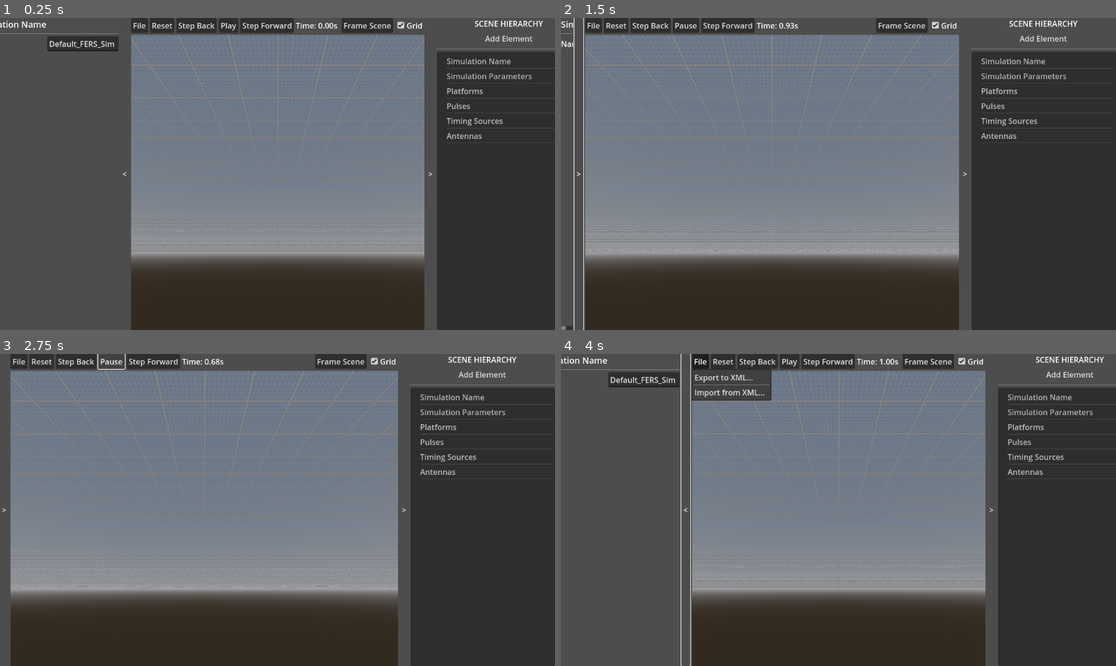
Above: before the commit, frames 1-4 (two rows, left to right).
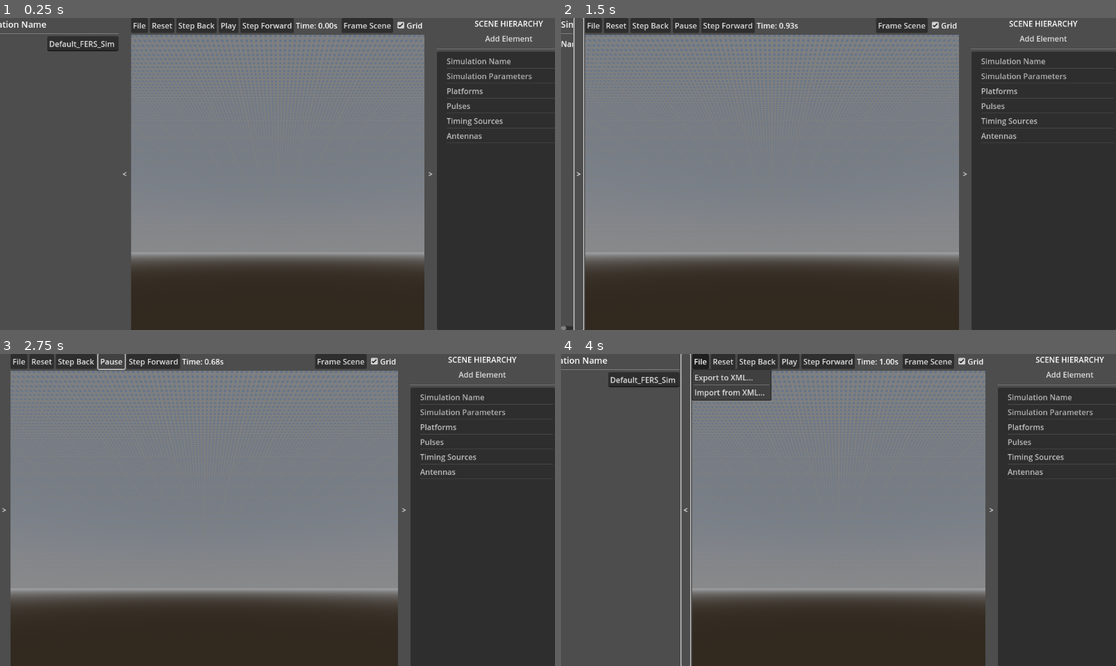
Above: after the commit, the same moments.

Repository: the-user-created/FERS_UI
Game: Godot game, scene res://scenes/main.tscn
Two runs of this game, one before a commit and one after it. Both use one fixed random seed, a clock stepped at 60 frames per second and the inputs below.
Inputs:
- Up to frame 1 (0.25 s): no input
- Up to frame 2 (1.5 s): click "Play" at 0.5 s; click "<" at 1.25 s
- Up to frame 3 (2.75 s): click "Play" at 2 s
- Up to frame 4 (4 s): click ">" at 2.75 s; click "File" at 3.5 s

The runs differ from the first frame. In frame 1, 0.1% of the frame differs, in the area x 23-77%, y 68-75%; in frame 2, 0.4%, in the area x 4-72%, y 69-76%; in frame 3, 0.4%; in frame 4, 0.1%.

Commit message:
feat: enhance grid shader with antialiasing and fade effect for lines

Diff:
--- a/assets/shaders/grid_shader.gdshader
+++ b/assets/shaders/grid_shader.gdshader
@@ -4,7 +4,6 @@
 // Blend mix so alpha channel is used for transparency.
 render_mode unshaded, cull_disabled, blend_mix;
 
-// --- New uniforms for hierarchy and fading ---
 uniform vec4 major_color : source_color = vec4(0.5, 0.5, 0.5, 1.0);
 uniform vec4 minor_color : source_color = vec4(0.5, 0.5, 0.5, 0.5);
 uniform float major_grid_spacing = 10.0;
@@ -12,39 +11,47 @@
 uniform float line_width = 0.05;
 uniform float fade_factor = 1.0;
 
-// The vertex's world-space position, passed from the vertex shader.
 varying vec3 world_position;
 
 void vertex() {
-	// Pass the world-space position of the vertex to the fragment shader.
 	world_position = (MODEL_MATRIX * vec4(VERTEX, 1.0)).xyz;
 }
 
+// Helper function to draw a smooth, anti-aliased grid line.
+float get_line_alpha(float coord, float spacing) {
+	// Calculate the width of a pixel in world space for this coordinate.
+	// This is the key to anti-aliasing.
+	float pixel_width = fwidth(coord);
+
+	// Calculate the distance to the nearest grid line.
+	float dist_to_line = min(mod(coord, spacing), spacing - mod(coord, spacing));
+
+	// Use smoothstep to create a soft edge. The transition from line to empty space
+	// will happen over the width of one pixel.
+	// This creates a smooth, anti-aliased line instead of a hard, aliased one.
+	return 1.0 - smoothstep(
+		(line_width / 2.0) - pixel_width,
+		(line_width / 2.0) + pixel_width,
+		dist_to_line
+	);
+}
+
 void fragment() {
-	// --- Hierarchical line logic ---
-	// Calculate distance to the nearest major grid line.
-	float major_dist_x = min(mod(world_position.x, major_grid_spacing), major_grid_spacing - mod(world_position.x, major_grid_spacing));
-	float major_dist_z = min(mod(world_position.z, major_grid_spacing), major_grid_spacing - mod(world_position.z, major_grid_spacing));
-	float major_min_dist = min(major_dist_x, major_dist_z);
+	// Calculate alpha values for major and minor lines using our anti-aliasing function.
+	float major_alpha = max(get_line_alpha(world_position.x, major_grid_spacing), get_line_alpha(world_position.z, major_grid_spacing));
+	float minor_alpha = max(get_line_alpha(world_position.x, minor_grid_spacing), get_line_alpha(world_position.z, minor_grid_spacing));
 
-	if (major_min_dist < line_width / 2.0) {
-		// This pixel is on a major line.
-		ALBEDO = major_color.rgb;
-		ALPHA = major_color.a;
-	} else {
-		// Calculate distance to the nearest minor grid line.
-		float minor_dist_x = min(mod(world_position.x, minor_grid_spacing), minor_grid_spacing - mod(world_position.x, minor_grid_spacing));
-		float minor_dist_z = min(mod(world_position.z, minor_grid_spacing), minor_grid_spacing - mod(world_position.z, minor_grid_spacing));
-		float minor_min_dist = min(minor_dist_x, minor_dist_z);
+	// Apply the LOD fade factor to the minor lines' alpha.
+	minor_alpha *= fade_factor;
 
-		if (minor_min_dist < line_width / 2.0) {
-			// This pixel is on a minor line.
-			ALBEDO = minor_color.rgb;
-			// Use the fade_factor to control the alpha of the minor lines.
-			ALPHA = minor_color.a * fade_factor;
-		} else {
-			// This pixel is not on any line, so make it fully transparent.
-			discard;
-		}
+	// Combine the colors. Start with the minor lines, then blend the major lines on top.
+	vec4 final_color = mix(vec4(minor_color.rgb, minor_alpha), major_color, major_alpha);
+
+	// If the final alpha is very low, discard the pixel for a small performance boost.
+	if (final_color.a < 0.01) {
+		discard;
 	}
+
+	ALBEDO = final_color.rgb;
+	ALPHA = final_color.a;
 }
